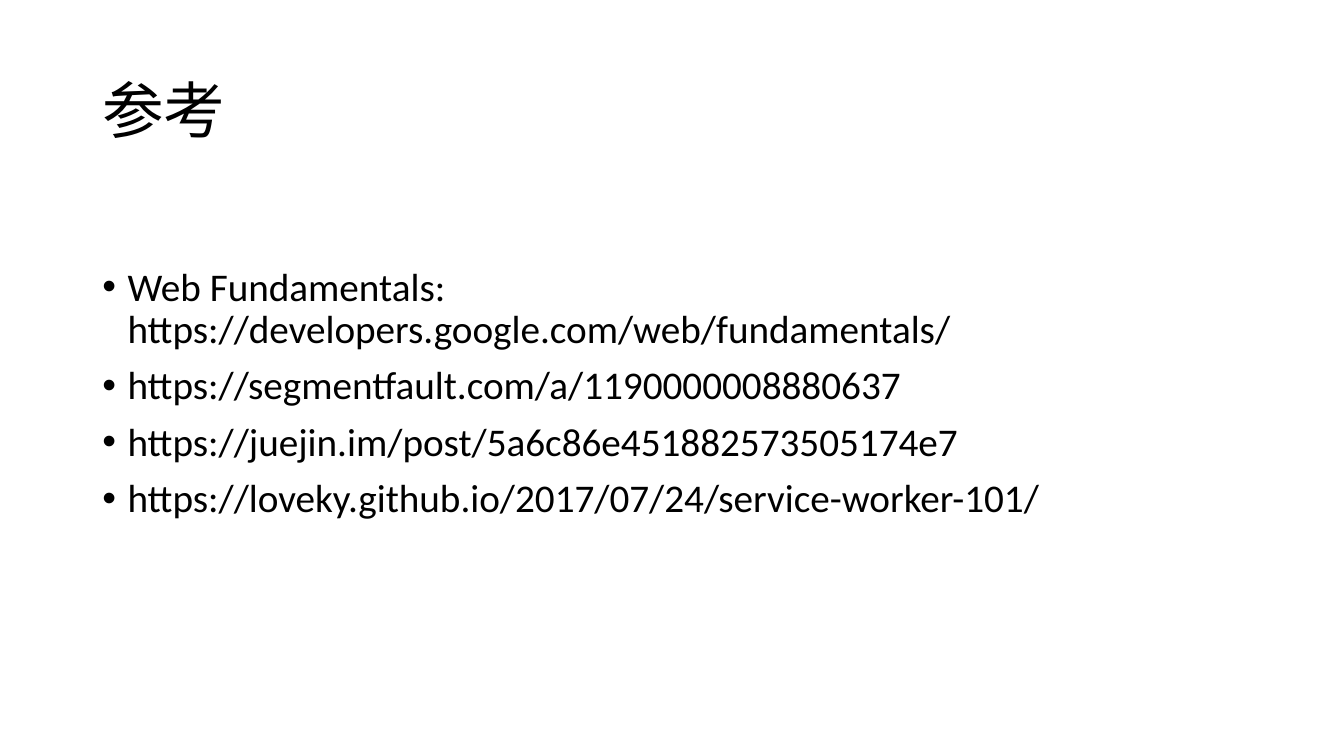
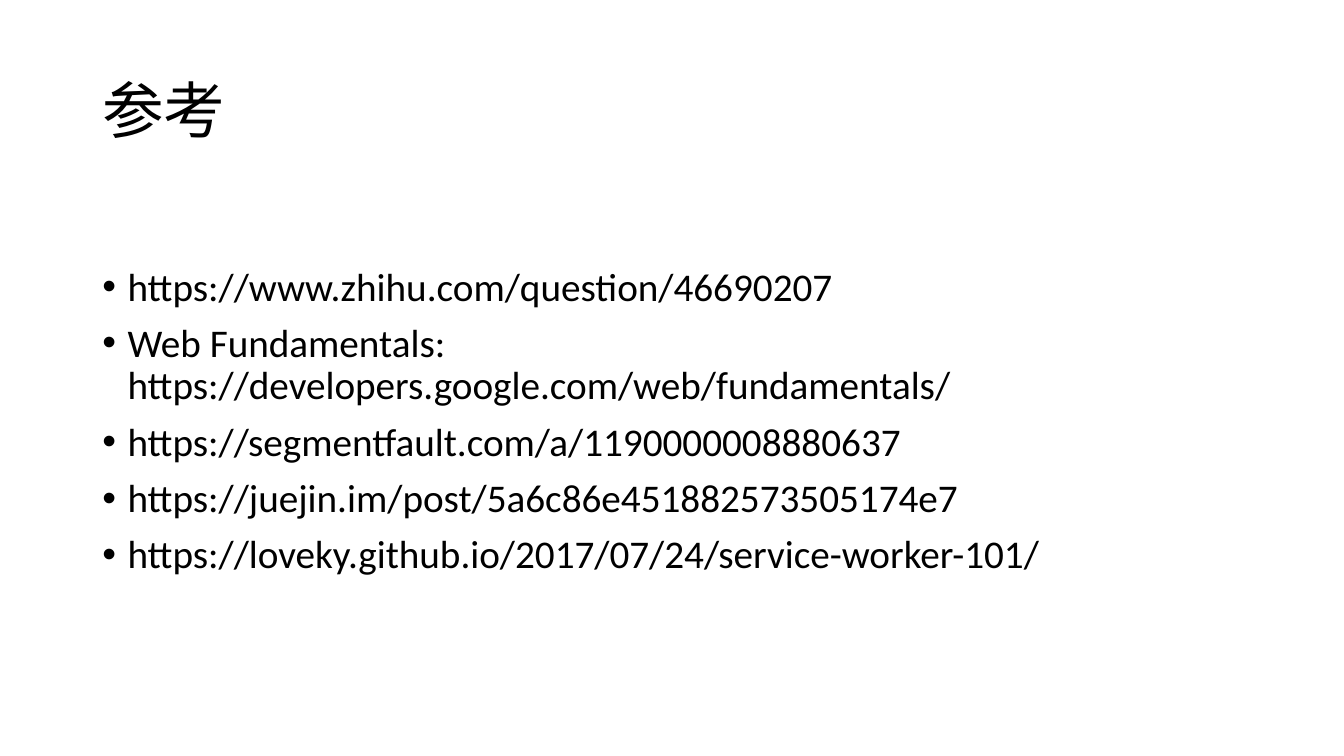
Before and after one commit to alanz2015/Study-Notes, a slide deck: slide 20 of Brief on PWA.pptx (slide 19 before the commit). Drawn at 1344x756 pixels with LibreOffice and Linux fonts; fonts in the diff are those of the drawing. Boxes give left, top, right and bottom in pixels: in the first picture for what was removed or moved away, otherwise in the second. Text is boxed around its words. In the diff, an @@ line names an element or a change of style, - is before the commit and + after.

```diff
--- a/Brief on PWA.pptx
+++ b/Brief on PWA.pptx
@@ text at [128,273,833,308]: paragraph added @@
+• https://www.zhihu.com/question/46690207
```
Also in this commit, not shown: 1 other slide changed, 1 slide added, 1 other file.
